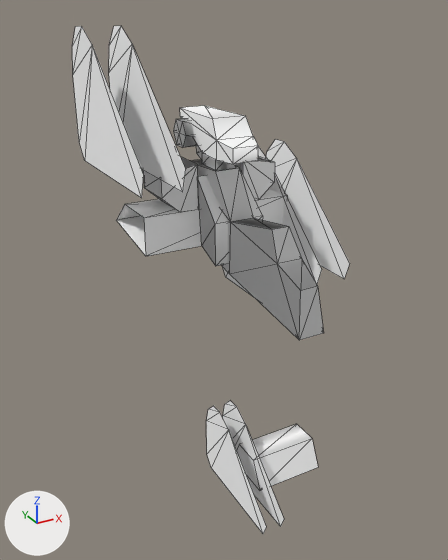
Renders of the OBJ model Assets/Art/Nova1492/GXConverted/Models/UnitParts/Legs/datan_common_legs15_krr_7b9bbcfe.obj from each side of a commit.
Rendered twice from a 50 mm camera at (-2.29, -4.3, 2.12) aimed at (-0.14, -0.38, 0.16). Every picture has the same lights, and +X, +Y and +Z are marked at lower left. The picture after the commit comes second. Mesh edges are drawn as thin lines. Where no turn or scale is listed for an object, it has been applied to the vertices. Vertices at exactly the same position are counted once.

The scene before the commit, as lines of its bpy script (objects in view):
```python
ob_datan_common_legs15_krr_7b9bbcfe_mesh02 = bpy.data.objects.new('datan_common_legs15_krr_7b9bbcfe_mesh02', me_datan_common_legs15_krr_7b9bbcfe_mesh02)
ob_datan_common_legs15_krr_7b9bbcfe_mesh02.location = (0.0, 0.0, 0.0)
ob_datan_common_legs15_krr_7b9bbcfe_mesh03 = bpy.data.objects.new('datan_common_legs15_krr_7b9bbcfe_mesh03', me_datan_common_legs15_krr_7b9bbcfe_mesh03)
ob_datan_common_legs15_krr_7b9bbcfe_mesh03.location = (0.0, 0.0, 0.0)
ob_datan_common_legs15_krr_7b9bbcfe_mesh04 = bpy.data.objects.new('datan_common_legs15_krr_7b9bbcfe_mesh04', me_datan_common_legs15_krr_7b9bbcfe_mesh04)
ob_datan_common_legs15_krr_7b9bbcfe_mesh04.location = (0.0, 0.0, 0.0)
ob_datan_common_legs15_krr_7b9bbcfe_mesh05 = bpy.data.objects.new('datan_common_legs15_krr_7b9bbcfe_mesh05', me_datan_common_legs15_krr_7b9bbcfe_mesh05)
ob_datan_common_legs15_krr_7b9bbcfe_mesh05.location = (0.0, 0.0, 0.0)
ob_datan_common_legs15_krr_7b9bbcfe_mesh06 = bpy.data.objects.new('datan_common_legs15_krr_7b9bbcfe_mesh06', me_datan_common_legs15_krr_7b9bbcfe_mesh06)
ob_datan_common_legs15_krr_7b9bbcfe_mesh06.location = (0.0, 0.0, 0.0)
# also in view: 'datan_common_legs15_krr_7b9bbcfe_mesh00' at (0.0, -0.3, 0.73); 'datan_common_legs15_krr_7b9bbcfe_mesh01' at (0.0, 0.27, 0.5)
```
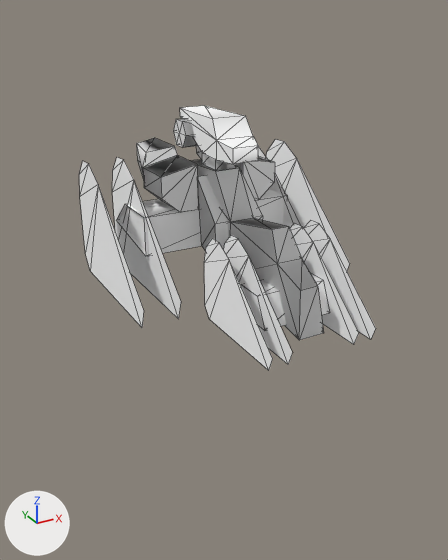
What differs and where, as boxes [x1, y1, x2, y2] in the pictures (448 x 560 px):
'datan_common_legs15_krr_7b9bbcfe_mesh03', moved
    before: [72, 26, 186, 198]
    after: [79, 157, 181, 327]
'datan_common_legs15_krr_7b9bbcfe_mesh05', moved
    before: [206, 401, 284, 534]
    after: [204, 235, 292, 370]
'datan_common_legs15_krr_7b9bbcfe_mesh06', moved (mostly hidden before)
    before: [222, 266, 252, 296]
    after: [290, 220, 376, 345]
'datan_common_legs15_krr_7b9bbcfe_mesh04', moved
    before: [237, 424, 318, 490]
    after: [241, 273, 329, 330]

What changed in the scene script:
```text
Change me_datan_common_legs15_krr_7b9bbcfe_mesh03:
    used by ob_datan_common_legs15_krr_7b9bbcfe_mesh03; location = (0.0, 0.0, 0.0)
    remove me_datan_common_legs15_krr_7b9bbcfe_mesh03.from_pydata(...)  # 18 vertices, 14 faces; spans x -0.91..-0.624, y -0.761..0.598, z 1.014..2.001
    add me_datan_common_legs15_krr_7b9bbcfe_mesh03.from_pydata(...)  # 18 vertices, 14 faces; spans x -0.91..-0.624, y -0.63..0.729, z 0.023..1.009
    me_datan_common_legs15_krr_7b9bbcfe_mesh03 part 1: the whole mesh is moved by (0.0, 0.131, -0.992)
Change me_datan_common_legs15_krr_7b9bbcfe_mesh04:
    used by ob_datan_common_legs15_krr_7b9bbcfe_mesh04; location = (0.0, 0.0, 0.0)
    remove me_datan_common_legs15_krr_7b9bbcfe_mesh04.from_pydata(...)  # 8 vertices, 8 faces; spans x -0.273..0.273, y -1.194..-0.778, z -1.248..-1.033
    add me_datan_common_legs15_krr_7b9bbcfe_mesh04.from_pydata(...)  # 8 vertices, 8 faces; spans x -0.273..0.273, y -1.194..-0.778, z 0.13..0.345
    me_datan_common_legs15_krr_7b9bbcfe_mesh04 part 2: the whole mesh is moved by (0.0, 0.0, 1.378)
Change me_datan_common_legs15_krr_7b9bbcfe_mesh05:
    used by ob_datan_common_legs15_krr_7b9bbcfe_mesh05; location = (0.0, 0.0, 0.0)
    remove me_datan_common_legs15_krr_7b9bbcfe_mesh05.from_pydata(...)  # 18 vertices, 14 faces; spans x -0.417..-0.268, y -1.515..-0.593, z -1.364..-0.713
    add me_datan_common_legs15_krr_7b9bbcfe_mesh05.from_pydata(...)  # 18 vertices, 14 faces; spans x -0.417..-0.268, y -1.515..-0.593, z 0.014..0.665
    me_datan_common_legs15_krr_7b9bbcfe_mesh05 part 3: the whole mesh is moved by (0.0, 0.0, 1.378)
Change me_datan_common_legs15_krr_7b9bbcfe_mesh06:
    used by ob_datan_common_legs15_krr_7b9bbcfe_mesh06; location = (0.0, 0.0, 0.0)
    remove me_datan_common_legs15_krr_7b9bbcfe_mesh06.from_pydata(...)  # 18 vertices, 14 faces; spans x 0.268..0.417, y -0.53..0.392, z -0.167..0.484
    add me_datan_common_legs15_krr_7b9bbcfe_mesh06.from_pydata(...)  # 18 vertices, 14 faces; spans x 0.268..0.417, y -1.515..-0.593, z 0.014..0.665
    me_datan_common_legs15_krr_7b9bbcfe_mesh06 part 4: the whole mesh is moved by (0.0, -0.986, 0.182)
```
